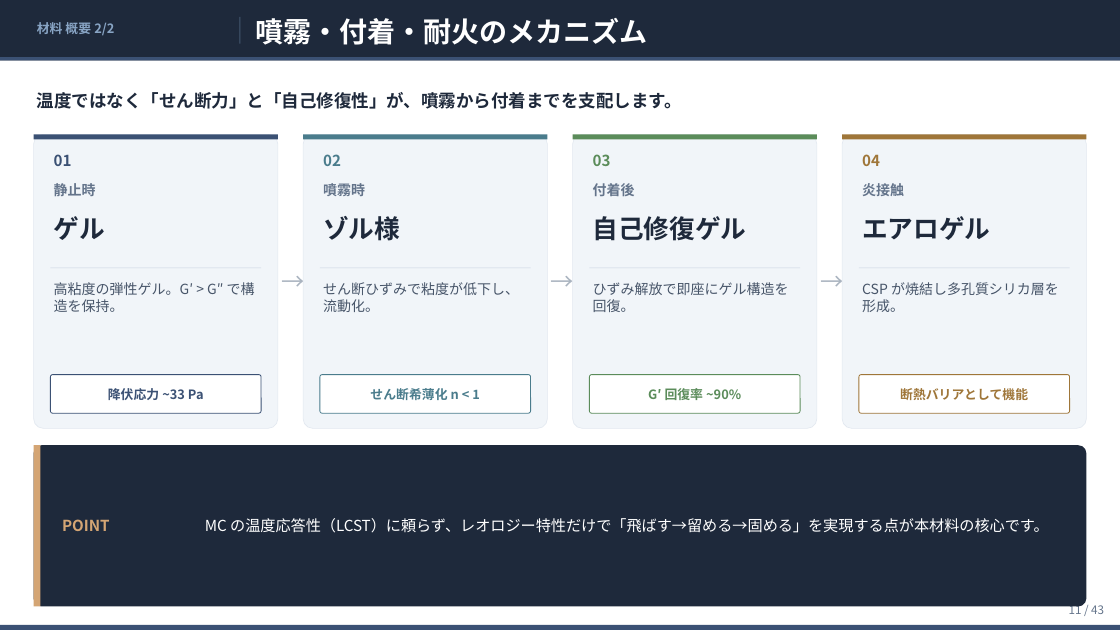
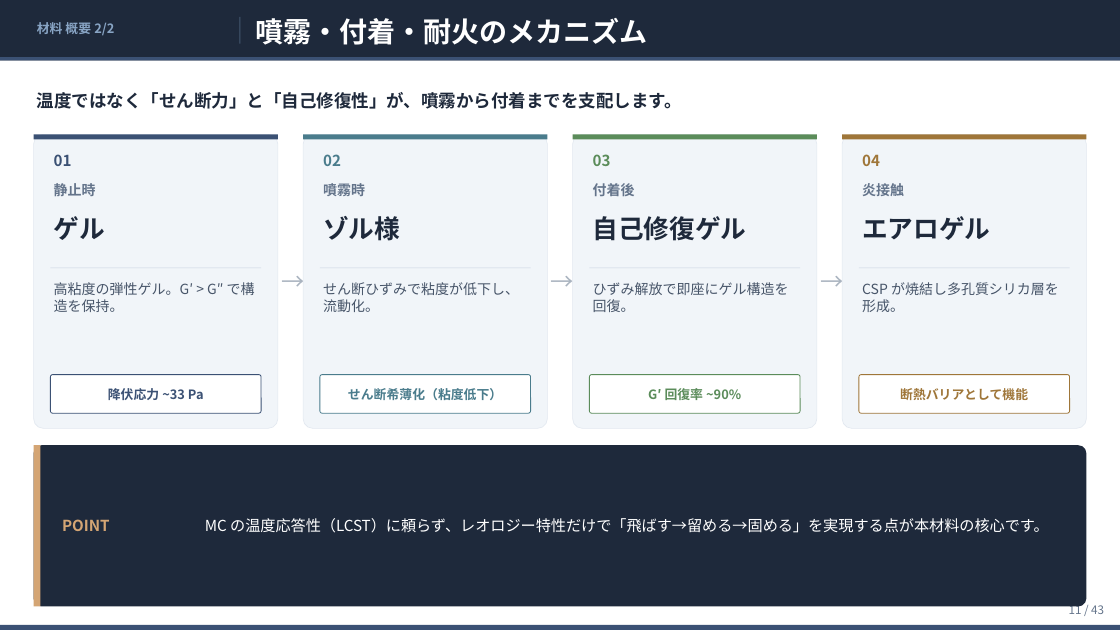
Before and after one commit to ytaisei0525-design/my-first-claude, a slide deck: slide 11 of slides.pptx. Drawn at 1120x630 pixels with LibreOffice and Linux fonts; fonts in the diff are those of the drawing. Boxes give left, top, right and bottom in pixels: in the first picture for what was removed or moved away, otherwise in the second. Text is boxed around its words. In the diff, an @@ line names an element or a change of style, - is before the commit and + after.

```diff
--- a/slides.pptx
+++ b/slides.pptx
@@ text at [348, 388, 502, 400]: text changed @@
-せん断希薄化 n < 1
+せん断希薄化（粘度低下）
```
Also in this commit, not shown: 5 other slides changed, 4 other files.
